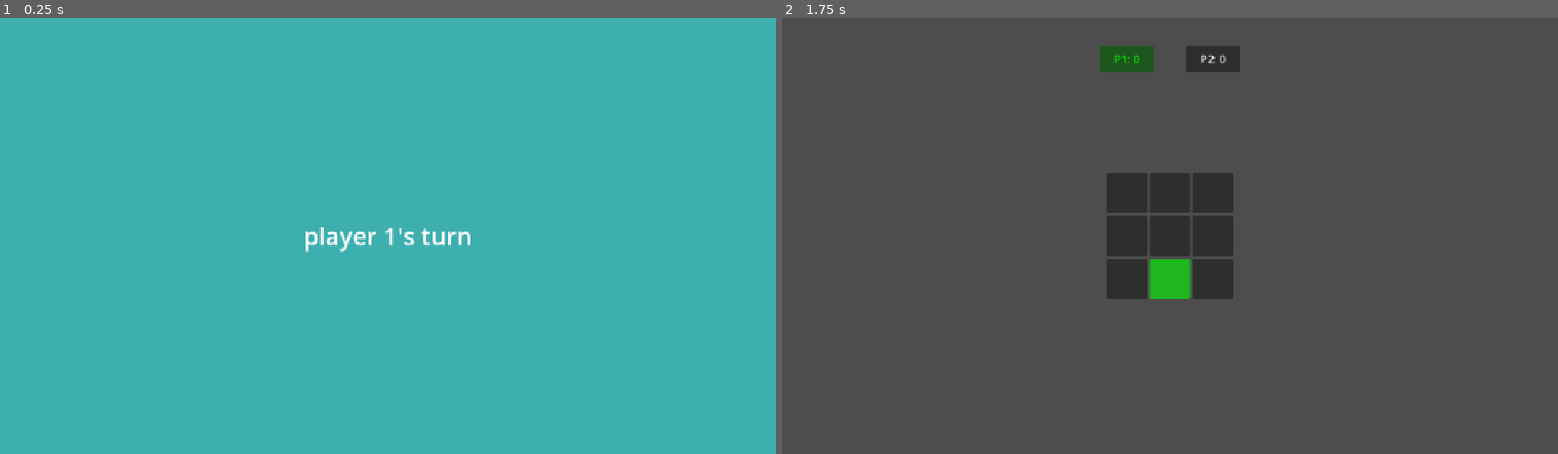
Above: before the commit, frames 1-2 (left to right).
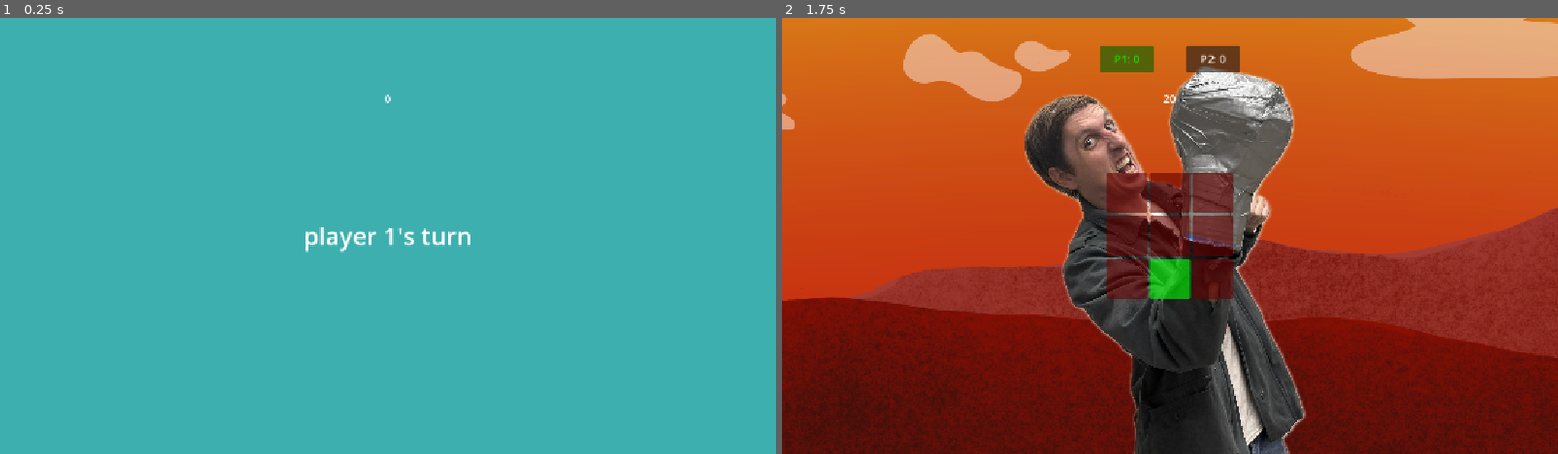
Above: after the commit, the same moments.

Repository: MaxMph/Campfire-dancepad-game
Game: Godot game, scene res://ui/boxing.tscn
The game is run twice, just before and just after one commit, with the same random seed, the same clock (stepped at 60 frames per second) and the same inputs. This scene is started directly instead of the project's main scene.
Inputs:
- Up to frame 1 (0.25 s): no input
- Up to frame 2 (1.75 s): tap Enter at 0.5 s; tap Space (ui_select) at 0.77, 1.25, 1.52 s

The runs differ from the first frame. In frame 1, less than 0.1% of the frame differs, in the area x 49-51%, y 17-20%; in frame 2, 95%, in the area x 0-100%, y 0-100%.
Error before the commit: Invalid access to property or key 't' on a base object of type 'Timer'. (res://ui/boxing.gd:38)

Commit message:
boxing update

Diff:
--- a/campfire-dancepad-game/scripts/grid.gd
+++ b/campfire-dancepad-game/scripts/grid.gd
@@ -121,6 +121,7 @@
 
 	if hit != Vector2i.ZERO:
 		if scored != -1:
+			$"../round timer".paused = true
 			if scored == 1:
 				print("goal!")
 				$"../CanvasLayer/Control/score".get_child(turn - 1).add_points(1)
@@ -132,6 +133,7 @@
 		print(get_ui_square(hit).modulate)
 
 	await get_tree().create_timer(1).timeout
+	$"../round timer".start()
 
 	for i in $"../CanvasLayer/Control/score".get_children():
 		if i.points >= 4:
--- a/campfire-dancepad-game/ui/boxing.gd
+++ b/campfire-dancepad-game/ui/boxing.gd
@@ -19,6 +19,9 @@
 		$"../CanvasLayer/Control/score".add_child(new_points)
 	$"../CanvasLayer/Control/score".color_scoreboard(turn)
 
+func show_score():
+	pass
+
 func turn_intro():
 	show_target()
 	if turn == players:
@@ -35,9 +38,10 @@
 
 
 func _process(delta: float) -> void:
-	$"../CanvasLayer/Control/time".text = $"../round timer".t
+	#$"../CanvasLayer/Control/time".text = $"../round timer".t
 	if awaiting_input:
 		check_input()
+	$"../CanvasLayer/Control/time".text = str(roundi($"../round timer".time_left))
 
 func check_input():
 	var hit = null
@@ -62,10 +66,10 @@
 
 func show_target():
 	for z in $"../CanvasLayer/Control/GridContainer".get_children():
-		z.modulate = Color.WHITE
+		z.modulate = Color(3.93, 0.0, 0.0) # Color.WHITE
 
 	target = Vector2i(randi_range(1, grid_size), randi_range(1, grid_size))
-	get_ui_square(target).modulate = Color(0.0, 18.892, 0.0)
+	get_ui_square(target).modulate =  Color(0.0, 18.892, 0.0)
 
 func hit(square):
 
@@ -73,9 +77,13 @@
 		#get_ui_square(turn - 1)
 		$"../CanvasLayer/Control/score".get_child(turn - 1).add_points(1)
 		$"../Node/goal".play()
+		$"../Node2D/punch".hide()
+		$"../Node2D/hit".show()
 	else:
-		$"../CanvasLayer/Control/score".get_child(turn - 1).add_points(-1)
+		#$"../CanvasLayer/Control/score".get_child(turn - 1).add_points(-1)
 		$"../Node/miss".play()
+		$"../Node2D/punch".show()
+		$"../Node2D/hit".hide()
 
 	show_target()
 	#awaiting_input = false
@@ -97,3 +105,4 @@
 
 func _on_round_timer_timeout() -> void:
 	turn_intro()
+	$"../Node/miss".play()
--- a/campfire-dancepad-game/ui/boxing.tscn
+++ b/campfire-dancepad-game/ui/boxing.tscn
@@ -6,6 +6,9 @@
 [ext_resource type="AudioStream" uid="uid://c8mqs6qcse6qh" path="res://sound/dragon-studio-correct-472358.mp3" id="2_i4iqw"]
 [ext_resource type="Script" uid="uid://5diyg2x2cp3p" path="res://ui/score.gd" id="3_2kq6x"]
 [ext_resource type="AudioStream" uid="uid://pfb5qw08dril" path="res://sound/freesound_community-wrong-47985.mp3" id="3_pa8ws"]
+[ext_resource type="Texture2D" uid="uid://bfl50ofd1hhpu" path="res://art/IMG_1317.png" id="7_c4uas"]
+[ext_resource type="Texture2D" uid="uid://dt008prjro2gy" path="res://art/IMG_7538.png" id="8_wsi33"]
+[ext_resource type="Texture2D" uid="uid://cwbortcddcn5x" path="res://art/IMG_7539.png" id="9_ehw7s"]
 
 [sub_resource type="LabelSettings" id="LabelSettings_2kq6x"]
 font_size = 36
@@ -161,7 +164,25 @@
 stream = ExtResource("3_pa8ws")
 
 [node name="round timer" type="Timer" parent="." unique_id=559922903]
-wait_time = 15.0
+wait_time = 20.0
 one_shot = true
 
+[node name="Img1317" type="Sprite2D" parent="." unique_id=1597556803]
+position = Vector2(575, 214)
+scale = Vector2(0.6, 0.6)
+texture = ExtResource("7_c4uas")
+
+[node name="Node2D" type="Node2D" parent="." unique_id=444263202]
+
+[node name="punch" type="Sprite2D" parent="Node2D" unique_id=1362695232]
+position = Vector2(570, 400)
+scale = Vector2(0.3, 0.3)
+texture = ExtResource("8_wsi33")
+
+[node name="hit" type="Sprite2D" parent="Node2D" unique_id=1461922711]
+visible = false
+position = Vector2(576, 496.00003)
+scale = Vector2(0.3, 0.3)
+texture = ExtResource("9_ehw7s")
+
 [connection signal="timeout" from="round timer" to="grid" method="_on_round_timer_timeout"]
--- a/campfire-dancepad-game/ui/main_menu.tscn
+++ b/campfire-dancepad-game/ui/main_menu.tscn
@@ -68,6 +68,12 @@
 &"click": SubResource("Animation_wk0pr")
 }
 
+[sub_resource type="LabelSettings" id="LabelSettings_8uxxo"]
+font_size = 24
+
+[sub_resource type="LabelSettings" id="LabelSettings_ei257"]
+font_size = 24
+
 [node name="main menu" type="Control" unique_id=1147830968]
 layout_mode = 3
 anchors_preset = 15
@@ -112,3 +118,28 @@
 [node name="AudioStreamPlayer" type="AudioStreamPlayer" parent="." unique_id=1021497856]
 stream = ExtResource("5_8uxxo")
 pitch_scale = 4.0
+
+[node name="VBoxContainer" type="VBoxContainer" parent="." unique_id=416707704]
+visible = false
+layout_mode = 1
+anchors_preset = 7
+anchor_left = 0.5
+anchor_top = 1.0
+anchor_right = 0.5
+anchor_bottom = 1.0
+offset_left = -209.0
+offset_top = -188.0
+offset_right = -130.0
+offset_bottom = -116.0
+grow_horizontal = 2
+grow_vertical = 0
+
+[node name="Soccer" type="Label" parent="VBoxContainer" unique_id=1751625185]
+layout_mode = 2
+text = "Soccer"
+label_settings = SubResource("LabelSettings_8uxxo")
+
+[node name="Boxing" type="Label" parent="VBoxContainer" unique_id=165032315]
+layout_mode = 2
+text = "Boxing"
+label_settings = SubResource("LabelSettings_ei257")
Binary file added: campfire-dancepad-game/art/IMG_7538.png
Not shown, added: campfire-dancepad-game/art/IMG_7538.png.import
Binary file added: campfire-dancepad-game/art/IMG_7539.png
Not shown, added: campfire-dancepad-game/art/IMG_7539.png.import
